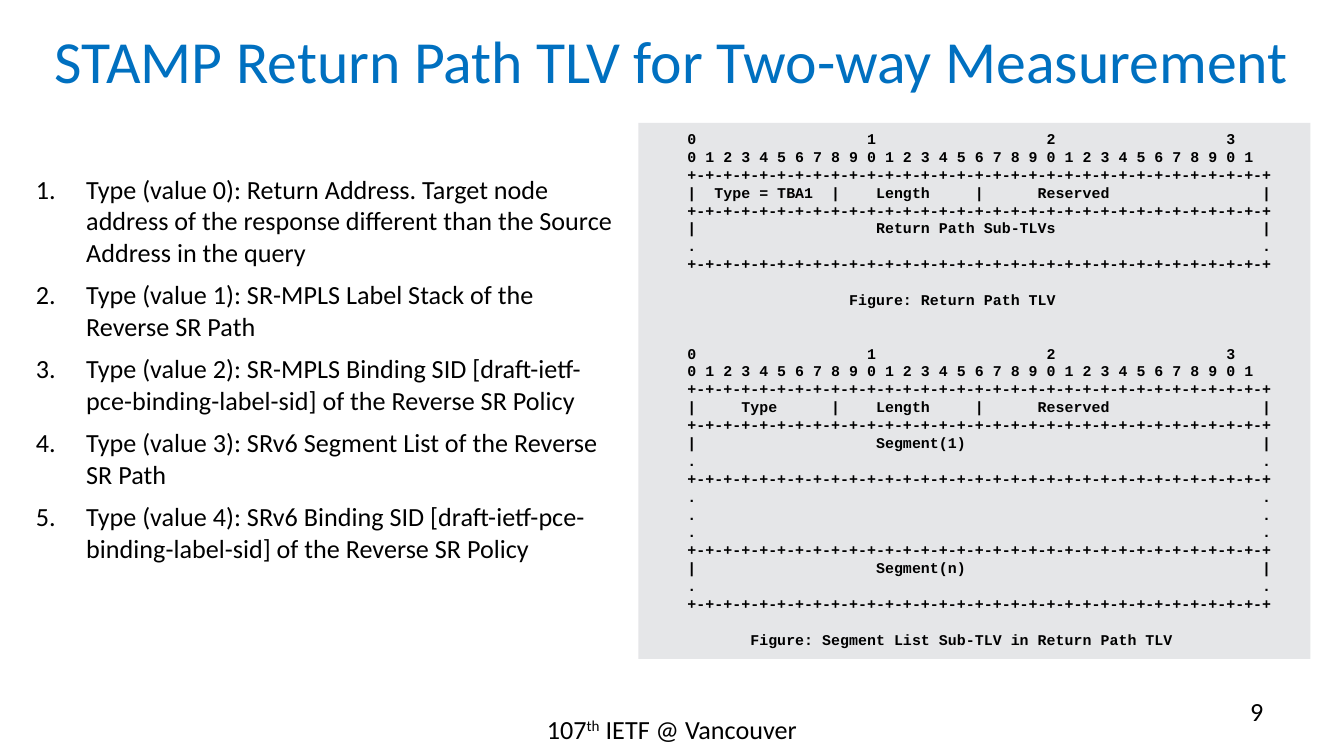
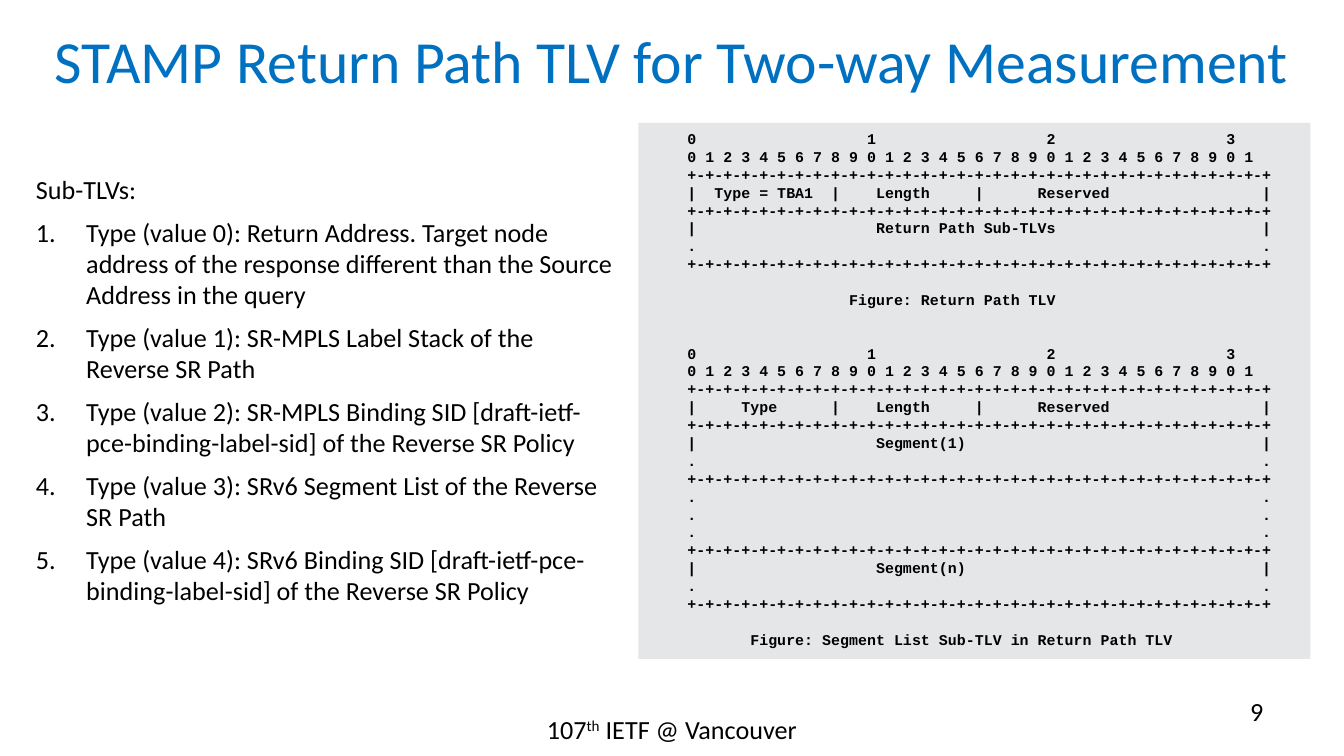
Before and after one commit to rakgandhi/ietf-slides, a slide deck: slide 9 of draft-gandhi-spring-twamp-srpm-07.pptx. Drawn at 1344x756 pixels with LibreOffice and Linux fonts; fonts in the diff are those of the drawing. Boxes give left, top, right and bottom in pixels: in the first picture for what was removed or moved away, otherwise in the second. Text is boxed around its words. In the diff, an @@ line names an element or a change of style, - is before the commit and + after.

```diff
--- a/draft-gandhi-spring-twamp-srpm-07.pptx
+++ b/draft-gandhi-spring-twamp-srpm-07.pptx
@@ text at (x1=36, y1=181, x2=136, y2=200): paragraph added @@
+Sub-TLVs:
```
Also in this commit, not shown: 5 other slides changed.
